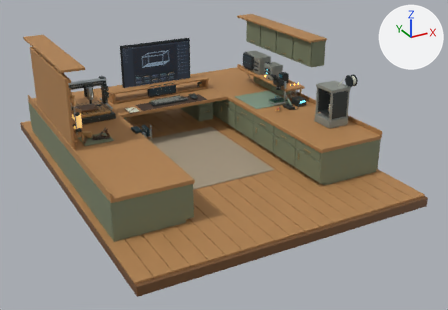
Renders of the glTF model assets/cockpit/command-center-warm.glb from each side of a commit.
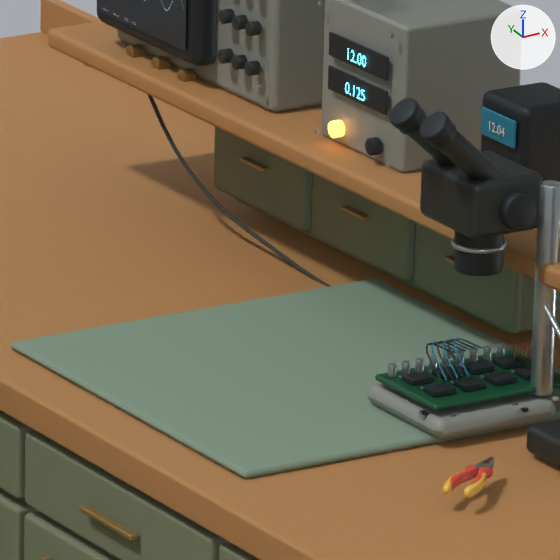
The first picture shows the older version from a 50 mm camera at (-7.08, -15.53, 7.04) aimed at (0.42, -1.88, 0.22). The close-ups show the older and then the newer version on the part from 52% to 64% of the width and 21% to 38% of the height of that picture. Only the edits that show in the close-ups are written down. Lighting does not change. The marker at upper right points along +X, +Y and +Z. Where no turn or scale is listed for an object, it has been applied to the vertices. Vertices at exactly the same position are counted once.

Names of what the first close-up shows: 'lab__Brushed aluminum', 'lab__Display scope', 'lab__Graphite powder coat', 'lab__Green solder mask', 'lab__Ivory instrument plastic', 'lab__Rubber / black plastic', 'lab__Warm workshop natural oak', 'lab__Warm workshop olive cabinetry', 'lab__Warm workshop sage silicone', 'lab__pliers', 'room__Warm lab cable', 'room__Warm workshop olive cabinetry' and 9 more.
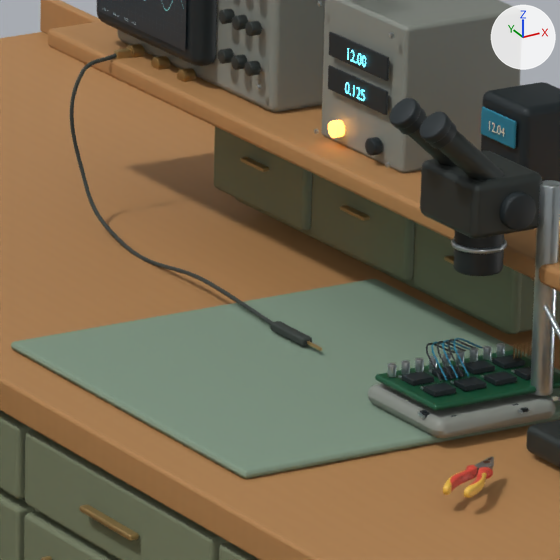
Where the newer file only moved an object's origin or applied its transform, the numbers keep the older frame.

Location of each change, (x1, y1, x2, y2) in pixels of the close-ups (560 x 560 px):
'room__Warm lab cable', reshaped, moved, rescaled: before (129, 53, 456, 360); after (70, 53, 273, 325)
'lab__Warm lab cable', added: after (270, 321, 312, 347)

Diff of the bpy script that builds the scene:
```diff
--- a/assets/cockpit/command-center-warm.glb.py
+++ b/assets/cockpit/command-center-warm.glb.py
@@ me_room__warm_lab_cable @@
 # used by ob_room__warm_lab_cable; location = (2.866, -0.314, 1.313); scale = (1.43, 1.43, 1.43)
-me_room__warm_lab_cable.from_pydata(...)  # 860 vertices, 1680 faces; spans x -0.12..0.12, y -1.0..1.0, z -0.18..0.18
+me_room__warm_lab_cable.from_pydata(...)  # 1100 vertices, 2160 faces; spans x -0.18..0.18, y -1.0..1.0, z -0.17..0.17
+# me_room__warm_lab_cable part 1: the loose piece of 490 vertices spanning x -0.12..0.09, y -0.5..1.0, z -0.18..0.18 is rebuilt with 610 vertices and now spans x -0.18..-0.01, y 0.1..1.0, z -0.17..0.17
+# other edits to the shape of me_room__warm_lab_cable do not show in these pictures
 me_room__warm_lab_cable.materials.append(mat_web___warm_lab_cable)
@@ me_lab__warm_lab_cable @@
+me_lab__warm_lab_cable.from_pydata(...)  # 96 vertices, 188 faces; spans x -0.018..0.018, y -0.09..0.09, z -0.013..0.013
+me_lab__warm_lab_cable.materials.append(mat_web___warm_lab_cable)  # dark grey #353c38
@@ ob_room__warm_lab_cable @@
 ob_room__warm_lab_cable = bpy.data.objects.new('room__Warm lab cable', me_room__warm_lab_cable)
-ob_room__warm_lab_cable.location = (2.866, -0.314, 1.313)
-ob_room__warm_lab_cable.scale = (1.43, 1.43, 1.43)
+ob_room__warm_lab_cable.location = (2.831, -0.346, 1.319)
+ob_room__warm_lab_cable.scale = (1.46, 1.46, 1.46)
@@ ob_lab__warm_lab_cable @@
+ob_lab__warm_lab_cable = bpy.data.objects.new('lab__Warm lab cable', me_lab__warm_lab_cable)
+ob_lab__warm_lab_cable.location = (2.58, -0.29, 1.12)
```
